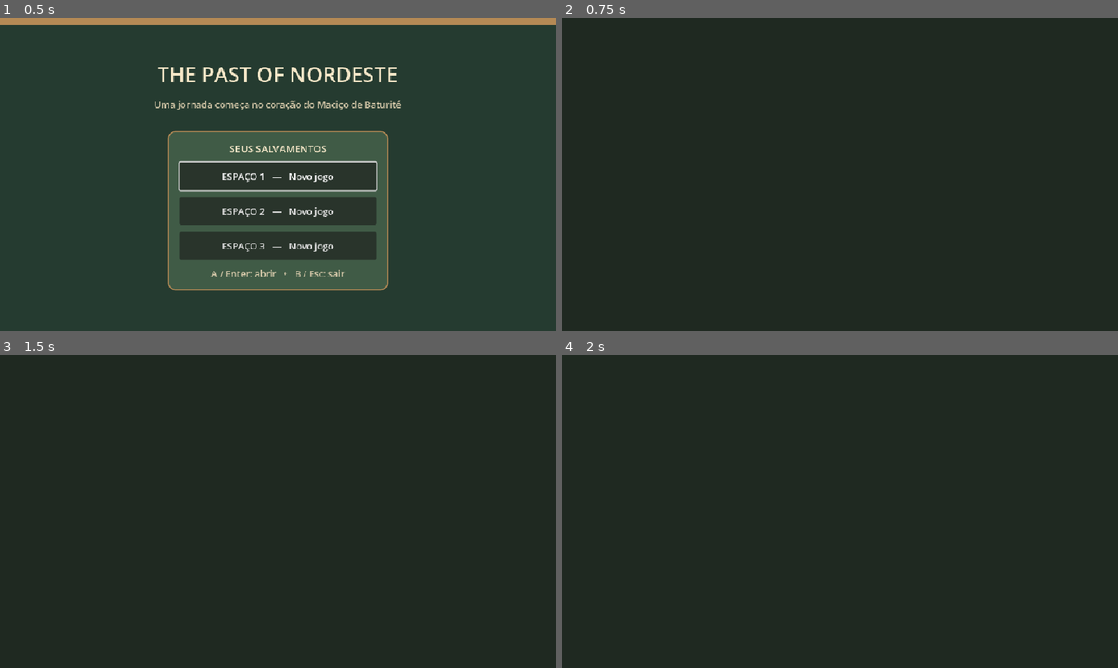
Above: before the commit, frames 1-4 (two rows, left to right).
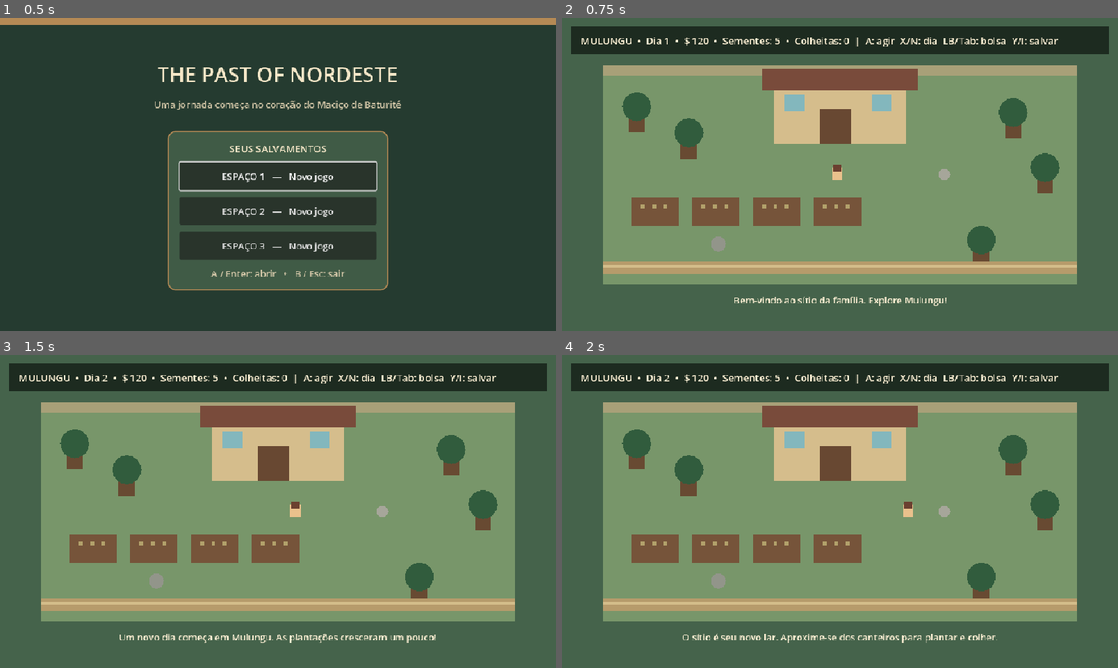
Above: after the commit, the same moments.

Repository: fbsdfb053-commits/The-past-of-Nordeste
Game: Godot game, scene res://scenes/main.tscn
Two runs of this game, one before a commit and one after it. Both use one fixed random seed, a clock stepped at 60 frames per second and the inputs below.
Inputs (mouse positions are in pixels of both pictures, inside the frame that each line leads up to):
- Up to frame 1 (0.5 s): no input
- Up to frame 2 (0.75 s): click "ESPAÇO 1 — Novo jogo" at 0.5 s
- Up to frame 3 (1.5 s): tap Enter (ui_accept) at 1.25 s; move the mouse to (400, 495) at 1.27 s; hold D (move_right, bound only after the commit) from 1.28 s (still down); hold N (advance_day, bound only after the commit) from 1.28 s (still down); click (400, 495) at 1.42 s
- Up to frame 4 (2 s): keep holding D (move_right, bound only after the commit); keep holding N (advance_day, bound only after the commit); tap Enter (ui_accept) at 1.52 s

Frame 1 is identical in both runs. In frame 2, 92% of the frame differs, in the area x 0-100%, y 0-100%; in frame 3, 92%; in frame 4, 92%.
Error before the commit: Parse Error: Cannot call on an expression. Use ".call()" if it's a Callable. (res://scripts/game.gd:176)

Commit message:
Fix gameplay physics function after inventory UI addition

Diff:
--- a/scripts/game.gd
+++ b/scripts/game.gd
@@ -173,7 +173,9 @@
 	inventory_label.add_theme_font_size_override("font_size", 20)
 	inventory_label.add_theme_color_override("font_color", Color("#fff2d6"))
 	inventory_panel.add_child(inventory_label)
-	_update_inventory()(_delta: float) -> void:
+	_update_inventory()
+
+func _physics_process(_delta: float) -> void:
 	if paused:
 		return
 	var direction := Input.get_vector("move_left", "move_right", "move_up", "move_down")
